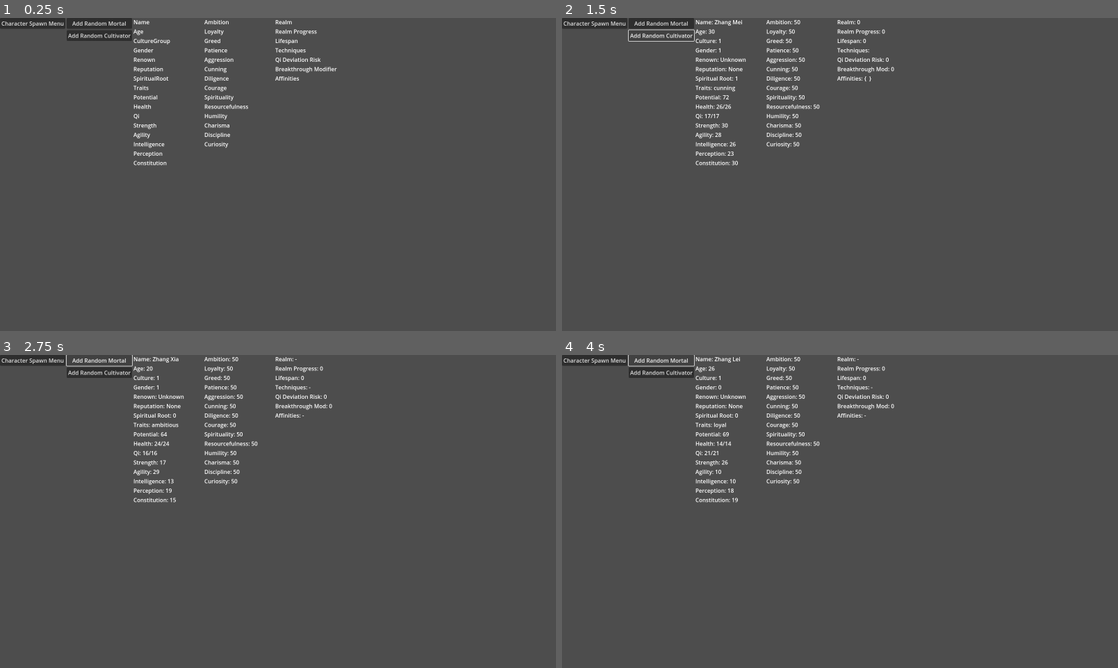
Above: before the commit, frames 1-4 (two rows, left to right).
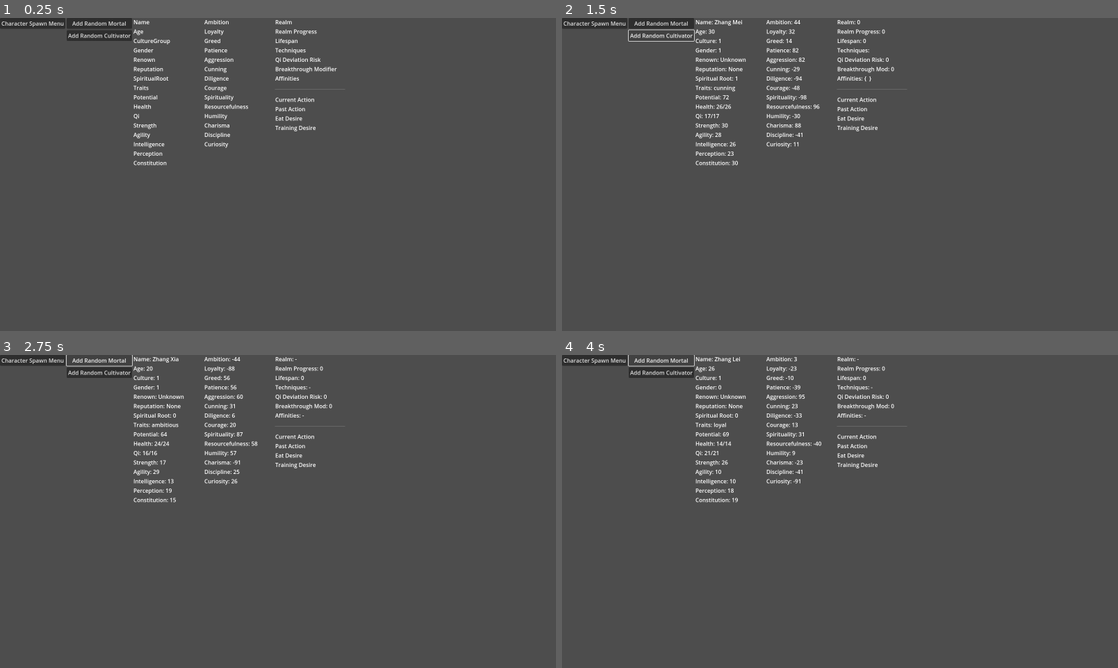
Above: after the commit, the same moments.

Repository: Chthonic-Studio/the_sect_master
Game: Godot game, scene res://Scenes/main.tscn
Two runs of this game, one before a commit and one after it. Both use one fixed random seed, a clock stepped at 60 frames per second and the inputs below.
Inputs:
- Up to frame 1 (0.25 s): no input
- Up to frame 2 (1.5 s): click "Add Random Mortal" at 0.5 s; click "Add Random Cultivator" at 1.25 s
- Up to frame 3 (2.75 s): click "Add Random Mortal" at 2 s
- Up to frame 4 (4 s): click "Add Random Cultivator" at 2.75 s; click "Add Random Mortal" at 3.5 s

The runs differ from the first frame. In frame 1, 0.2% of the frame differs, in the area x 49-62%, y 22-37%; in frame 2, 0.4%; in frame 3, 0.3%; in frame 4, 0.4%, in the area x 40-62%, y 0-42%.
Error after the commit: Invalid call. Nonexistent function 'process_action' in base 'Resource (IdleAction)'. (res://Scripts/AI/UtilityAI.gd:27)

Commit message:
Working on base Utility AI system

Diff:
--- a/Globals/CharacterManager.gd
+++ b/Globals/CharacterManager.gd
@@ -68,6 +68,8 @@
 	resource.potential = _roll_stat(40, 80)
 	# Traits
 	resource.traits = _assign_placeholder_traits()
+	# --- Randomize personality stats ---
+	resource.randomize_personality_stats()
 	# Clamp stats (safe)
 	if resource.has_method("clamp_stats"):
 		resource.clamp_stats()
--- /dev/null
+++ b/Resources/AI/Actions/EatAction.gd
@@ -0,0 +1,19 @@
+# EatAction.gd
+
+extends UtilityActionResource
+class_name EatAction
+
+@export var min_duration: float = 1.0
+@export var max_duration: float = 2.0
+
+func can_perform(character: Node) -> bool:
+	# Example: Only allow if character has food resource or is hungry
+	return true # Add logic as needed
+
+func start_action(character: Node) -> void:
+	_timer = randf_range(min_duration, max_duration)
+	emit_signal("action_started", action_name)
+
+func end_action(character: Node) -> void:
+	# Example: Restore HP/Qi or update food stat
+	pass
--- /dev/null
+++ b/Resources/AI/Actions/EatAction.tres
@@ -0,0 +1,10 @@
+[gd_resource type="Resource" script_class="EatAction" load_steps=2 format=3 uid="uid://bw5dycslpiea6"]
+
+[ext_resource type="Script" uid="uid://c4row6r72vg18" path="res://Resources/AI/Actions/EatAction.gd" id="1_6yk28"]
+
+[resource]
+script = ExtResource("1_6yk28")
+min_duration = 1.0
+max_duration = 2.0
+action_name = ""
+metadata/_custom_type_script = "uid://c4row6r72vg18"
--- /dev/null
+++ b/Resources/AI/Actions/IdleAction.gd
@@ -0,0 +1,14 @@
+# IdleAction.gd
+
+extends UtilityActionResource
+class_name IdleAction
+
+@export var min_duration: float = 2.0
+@export var max_duration: float = 5.0
+
+func can_perform(character: Node) -> bool:
+	return true
+
+func start_action(character: Node) -> void:
+	_timer = randf_range(min_duration, max_duration)
+	emit_signal("action_started", action_name)
--- /dev/null
+++ b/Resources/AI/Actions/IdleAction.tres
@@ -0,0 +1,10 @@
+[gd_resource type="Resource" script_class="IdleAction" load_steps=2 format=3 uid="uid://dgymw0dvxe5do"]
+
+[ext_resource type="Script" uid="uid://bo1x2c6kgdkj" path="res://Resources/AI/Actions/IdleAction.gd" id="1_renqs"]
+
+[resource]
+script = ExtResource("1_renqs")
+min_duration = 2.0
+max_duration = 5.0
+action_name = ""
+metadata/_custom_type_script = "uid://bo1x2c6kgdkj"
--- /dev/null
+++ b/Resources/AI/Actions/MeditateAction.gd
@@ -0,0 +1,14 @@
+# MeditateAction.gd
+
+extends UtilityActionResource
+class_name MeditateAction
+
+@export var min_duration: float = 3.0
+@export var max_duration: float = 7.0
+
+func can_perform(character: Node) -> bool:
+	return true
+
+func start_action(character: Node) -> void:
+	_timer = randf_range(min_duration, max_duration)
+	emit_signal("action_started", action_name)
--- /dev/null
+++ b/Resources/AI/Actions/MeditateAction.tres
@@ -0,0 +1,10 @@
+[gd_resource type="Resource" script_class="MeditateAction" load_steps=2 format=3 uid="uid://dbrmsmrx1chji"]
+
+[ext_resource type="Script" uid="uid://ck5jfp6di3rl0" path="res://Resources/AI/Actions/MeditateAction.gd" id="1_j3sfy"]
+
+[resource]
+script = ExtResource("1_j3sfy")
+min_duration = 3.0
+max_duration = 7.0
+action_name = ""
+metadata/_custom_type_script = "uid://ck5jfp6di3rl0"
--- /dev/null
+++ b/Resources/AI/Desires/EatDesire.gd
@@ -0,0 +1,11 @@
+# EatDesire.gd
+
+extends UtilityDesireResource
+class_name EatDesire
+
+
+func get_utility(character: Node) -> float:
+	# Example: Higher utility if HP/Qi is low, or a "hunger" stat
+	if character.character_resource.current_hp:
+		return 100.0 - float(character.character_resource.current_hp) # The lower the HP, the higher the desire
+	return 0.0
--- /dev/null
+++ b/Resources/AI/Desires/EatDesire.tres
@@ -0,0 +1,8 @@
+[gd_resource type="Resource" script_class="EatDesire" load_steps=2 format=3 uid="uid://dcra3r8f04tyu"]
+
+[ext_resource type="Script" uid="uid://cksio66o0a2oq" path="res://Resources/AI/Desires/EatDesire.gd" id="1_k7vg5"]
+
+[resource]
+script = ExtResource("1_k7vg5")
+desire_name = ""
+metadata/_custom_type_script = "uid://cksio66o0a2oq"
--- /dev/null
+++ b/Resources/AI/Desires/TrainingDesire.gd
@@ -0,0 +1,11 @@
+# TrainingDesire.gd
+
+extends UtilityDesireResource
+class_name TrainingDesire
+
+
+func get_utility(character: Node) -> float:
+	# Example: Higher utility if potential is high
+	if character.character_resource.potential:
+		return float(character.character_resource.potential)
+	return 0.0
--- /dev/null
+++ b/Resources/AI/Desires/TrainingDesire.tres
@@ -0,0 +1,8 @@
+[gd_resource type="Resource" script_class="TrainingDesire" load_steps=2 format=3 uid="uid://dgl05bhtusa5t"]
+
+[ext_resource type="Script" uid="uid://biwey5rhtw4m7" path="res://Resources/AI/Desires/TrainingDesire.gd" id="1_og1qp"]
+
+[resource]
+script = ExtResource("1_og1qp")
+desire_name = ""
+metadata/_custom_type_script = "uid://biwey5rhtw4m7"
--- /dev/null
+++ b/Resources/AI/UtilityActionResource.gd
@@ -0,0 +1,22 @@
+# UtilityActionResource.gd
+# Abstract base for all character actions in Utility AI system.
+# Extend for concrete actions (Eat, Meditate, Idle, etc).
+
+extends Resource
+class_name UtilityActionResource
+
+signal action_started(action_name)
+signal action_completed(action_name)
+
+@export var action_name: String = "" # Name used for desire/action mapping and debug
+
+
+var _timer := 0.0
+
+# Returns true if this action can be performed by the character
+func can_perform(character: Node) -> bool:
+	return true # Override for specific requirements
+
+# Called when action ends
+func end_action(character: Node) -> void:
+	pass # Override for cleanup
--- /dev/null
+++ b/Resources/AI/UtilityDesireResource.gd
@@ -0,0 +1,12 @@
+# UtilityDesireResource.gd
+# Abstract base for all character desires in Utility AI system.
+# Extend for concrete desires (Eat, Train, etc).
+
+extends Resource
+class_name UtilityDesireResource
+
+@export var desire_name: String = "" # Used for action mapping and debug
+
+# Returns a utility value (float) for this desire, given character state
+func get_utility(character: Node) -> float:
+	return 0.0 # Override in child classes
--- a/Resources/Characters/CharacterResource.gd
+++ b/Resources/Characters/CharacterResource.gd
@@ -53,36 +53,36 @@
 
 # === Hidden Personality Values ===
 @export_category("Hidden Personality Values")
-@export_range(0, 100, 1)
-var ambition: int = 50
-@export_range(0, 100, 1)
-var loyalty: int = 50
-@export_range(0, 100, 1)
-var greed: int = 50
-@export_range(0, 100, 1)
-var patience: int = 50
-@export_range(0, 100, 1)
-var aggression: int = 50
-@export_range(0, 100, 1)
-var cunning: int = 50
-@export_range(0, 100, 1)
-var diligence: int = 50
-@export_range(0, 100, 1)
-var courage: int = 50
-@export_range(0, 100, 1)
-var spirituality: int = 50
-@export_range(0, 100, 1)
-var resourcefulness: int = 50
-@export_range(0, 100, 1)
-var humility: int = 50
-@export_range(0, 100, 1)
-var charisma: int = 50
-@export_range(0, 100, 1)
-var empathy: int = 50
-@export_range(0, 100, 1)
-var discipline: int = 50
-@export_range(0, 100, 1)
-var curiosity: int = 50
+@export_range(-100, 100, 1)
+var ambition: int = 0
+@export_range(-100, 100, 1)
+var loyalty: int = 0
+@export_range(-100, 100, 1)
+var greed: int = 0
+@export_range(-100, 100, 1)
+var patience: int = 0
+@export_range(-100, 100, 1)
+var aggression: int = 0
+@export_range(-100, 100, 1)
+var cunning: int = 0
+@export_range(-100, 100, 1)
+var diligence: int = 0
+@export_range(-100, 100, 1)
+var courage: int = 0
+@export_range(-100, 100, 1)
+var spirituality: int = 0
+@export_range(-100, 100, 1)
+var resourcefulness: int = 0
+@export_range(-100, 100, 1)
+var humility: int = 0
+@export_range(-100, 100, 1)
+var charisma: int = 0
+@export_range(-100, 100, 1)
+var empathy: int = 0
+@export_range(-100, 100, 1)
+var discipline: int = 0
+@export_range(-100, 100, 1)
+var curiosity: int = 0
 
 # Add more personality stats as needed...
 
@@ -99,19 +99,35 @@
 	agility = clamp(agility, 0, 100)
 	perception = clamp(perception, 0, 100)
 	constitution = clamp(constitution, 0, 100)
-	ambition = clamp(ambition, 0, 100)
-	loyalty = clamp(loyalty, 0, 100)
-	greed = clamp(greed, 0, 100)
-	patience = clamp(patience, 0, 100)
-	aggression = clamp(aggression, 0, 100)
-	cunning = clamp(cunning, 0, 100)
-	diligence = clamp(diligence, 0, 100)
-	courage = clamp(courage, 0, 100)
-	spirituality = clamp(spirituality, 0, 100)
-	resourcefulness = clamp(resourcefulness, 0, 100)
-	humility = clamp(humility, 0, 100)
-	charisma = clamp(charisma, 0, 100)
-	empathy = clamp(empathy, 0, 100)
-	discipline = clamp(discipline, 0, 100)
-	curiosity = clamp(curiosity, 0, 100)
-	renown = max(renown, 0)
+	ambition = clamp(ambition, -100, 100)
+	loyalty = clamp(loyalty, -100, 100)
+	greed = clamp(greed, -100, 100)
+	patience = clamp(patience, -100, 100)
+	aggression = clamp(aggression, -100, 100)
+	cunning = clamp(cunning, -100, 100)
+	diligence = clamp(diligence, -100, 100)
+	courage = clamp(courage, -100, 100)
+	spirituality = clamp(spirituality, -100, 100)
+	resourcefulness = clamp(resourcefulness, -100, 100)
+	humility = clamp(humility, -100, 100)
+	charisma = clamp(charisma, -100, 100)
+	empathy = clamp(empathy, -100, 100)
+	discipline = clamp(discipline, -100, 100)
+	curiosity = clamp(curiosity, -100, 100)
+
+func randomize_personality_stats() -> void:
+	ambition = randi_range(-100, 100)
+	loyalty = randi_range(-100, 100)
+	greed = randi_range(-100, 100)
+	patience = randi_range(-100, 100)
+	aggression = randi_range(-100, 100)
+	cunning = randi_range(-100, 100)
+	diligence = randi_range(-100, 100)
+	courage = randi_range(-100, 100)
+	spirituality = randi_range(-100, 100)
+	resourcefulness = randi_range(-100, 100)
+	humility = randi_range(-100, 100)
+	charisma = randi_range(-100, 100)
+	empathy = randi_range(-100, 100)
+	discipline = randi_range(-100, 100)
+	curiosity = randi_range(-100, 100)
--- a/Scenes/Character.tscn
+++ b/Scenes/Character.tscn
@@ -1,6 +1,19 @@
-[gd_scene load_steps=2 format=3 uid="uid://tyl1agdbeibi"]
+[gd_scene load_steps=10 format=3 uid="uid://tyl1agdbeibi"]
 
 [ext_resource type="Script" uid="uid://b1hu5qhw4vmf5" path="res://Scripts/Characters/Character.gd" id="1_0y7nr"]
+[ext_resource type="Script" uid="uid://copacn8vlgcdq" path="res://Scripts/AI/UtilityAI.gd" id="2_jo2ib"]
+[ext_resource type="Script" uid="uid://bb6qvbu2k57my" path="res://Resources/AI/UtilityActionResource.gd" id="3_omicx"]
+[ext_resource type="Resource" uid="uid://dgymw0dvxe5do" path="res://Resources/AI/Actions/IdleAction.tres" id="4_8au8k"]
+[ext_resource type="Resource" uid="uid://bw5dycslpiea6" path="res://Resources/AI/Actions/EatAction.tres" id="5_p3cti"]
+[ext_resource type="Resource" uid="uid://dbrmsmrx1chji" path="res://Resources/AI/Actions/MeditateAction.tres" id="6_fgiha"]
+[ext_resource type="Script" uid="uid://df4lpqvih8ejr" path="res://Resources/AI/UtilityDesireResource.gd" id="7_6s7kk"]
+[ext_resource type="Resource" uid="uid://dcra3r8f04tyu" path="res://Resources/AI/Desires/EatDesire.tres" id="8_0tob0"]
+[ext_resource type="Resource" uid="uid://dgl05bhtusa5t" path="res://Resources/AI/Desires/TrainingDesire.tres" id="9_cw27m"]
 
 [node name="Character" type="Node2D"]
 script = ExtResource("1_0y7nr")
+
+[node name="UtilityAI" type="Node" parent="."]
+script = ExtResource("2_jo2ib")
+actions = Array[ExtResource("3_omicx")]([ExtResource("4_8au8k"), ExtResource("5_p3cti"), ExtResource("6_fgiha")])
+desires = Array[ExtResource("7_6s7kk")]([ExtResource("8_0tob0"), ExtResource("9_cw27m")])
--- a/Scenes/main_ui.tscn
+++ b/Scenes/main_ui.tscn
@@ -15,3 +15,10 @@
 [node name="DebugMenu" parent="." instance=ExtResource("1_gmh8u")]
 layout_mode = 0
 anchors_preset = 0
+anchor_left = 0.0
+anchor_top = 0.0
+anchor_right = 0.0
+anchor_bottom = 0.0
+offset_right = 300.0
+offset_bottom = 450.0
+grow_vertical = 1
--- /dev/null
+++ b/Scripts/AI/UtilityAI.gd
@@ -0,0 +1,58 @@
+# UtilityAI.gd
+# Attach to Character node in scene.
+# Manages arrays of UtilityActionResource and UtilityDesireResource.
+# Handles action selection, transitions, and signals.
+
+extends Node
+class_name UtilityAI
+
+signal action_changed(new_action_name)
+
+@export var actions: Array[UtilityActionResource] = []
+@export var desires: Array[UtilityDesireResource] = []
+
+var current_action: UtilityActionResource = null
+var character: Node = null # Reference to parent Character node
+
+func _ready() -> void:
+	character = get_parent()
+	# Optionally populate actions/desires here, or via Inspector
+
+func tick_ai(delta: float) -> void:
+	# If not performing an action, look for next action
+	if not current_action:
+		_select_next_action()
+		return
+	# Process current action
+	if current_action.process_action(character, delta):
+		current_action.end_action(character)
+		current_action = null
+
+# Selects the next action based on desire utility and can_perform
+func _select_next_action() -> void:
+	var best_utility := -INF
+	var best_action: UtilityActionResource = null
+	var desire_action_map := {}
+	# Map desires to actions by name
+	for desire in desires:
+		desire_action_map[desire.desire_name] = desire.get_utility(character)
+	for action in actions:
+		if action.can_perform(character):
+			var utility_val = desire_action_map.get(action.action_name, 0.0)
+			if utility_val > best_utility:
+				best_utility = utility_val
+				best_action = action
+	# If no desire is high, default to Idle
+	if not best_action:
+		for action in actions:
+			if action.action_name == "Idle":
+				best_action = action
+				break
+	if best_action:
+		current_action = best_action
+		current_action.start_action(character)
+		emit_signal("action_changed", current_action.action_name)
+
+# Optional: Call this from _process or via TimeManager tick
+func _process(delta: float) -> void:
+	tick_ai(delta)
--- a/UI/Debug/debug_menu.tscn
+++ b/UI/Debug/debug_menu.tscn
@@ -208,5 +208,25 @@
 text = "Affinities"
 autowrap_mode = 3
 
+[node name="HSeparator" type="HSeparator" parent="DebugHbox/CharSpawnDebug/VBoxContainer4"]
+custom_minimum_size = Vector2(0, 30)
+layout_mode = 2
+
+[node name="CurrentAction" type="Label" parent="DebugHbox/CharSpawnDebug/VBoxContainer4"]
+layout_mode = 2
+text = "Current Action"
+
+[node name="PastAction" type="Label" parent="DebugHbox/CharSpawnDebug/VBoxContainer4"]
+layout_mode = 2
+text = "Past Action"
+
+[node name="EatDesire" type="Label" parent="DebugHbox/CharSpawnDebug/VBoxContainer4"]
+layout_mode = 2
+text = "Eat Desire"
+
+[node name="Idle" type="Label" parent="DebugHbox/CharSpawnDebug/VBoxContainer4"]
+layout_mode = 2
+text = "Training Desire"
+
 [connection signal="pressed" from="DebugHbox/CharSpawnDebug/VBoxContainer/AddMortal" to="." method="_on_spawn_mortal_pressed"]
 [connection signal="pressed" from="DebugHbox/CharSpawnDebug/VBoxContainer/AddCultivator" to="." method="_on_spawn_cultivator_pressed"]
Not shown, added: Resources/AI/Actions/EatAction.gd.uid
Not shown, added: Resources/AI/Actions/IdleAction.gd.uid
Not shown, added: Resources/AI/Actions/MeditateAction.gd.uid
Not shown, added: Resources/AI/Desires/EatDesire.gd.uid
Not shown, added: Resources/AI/Desires/TrainingDesire.gd.uid
Not shown, added: Resources/AI/UtilityActionResource.gd.uid
Not shown, added: Resources/AI/UtilityDesireResource.gd.uid
Not shown, added: Scripts/AI/UtilityAI.gd.uid
